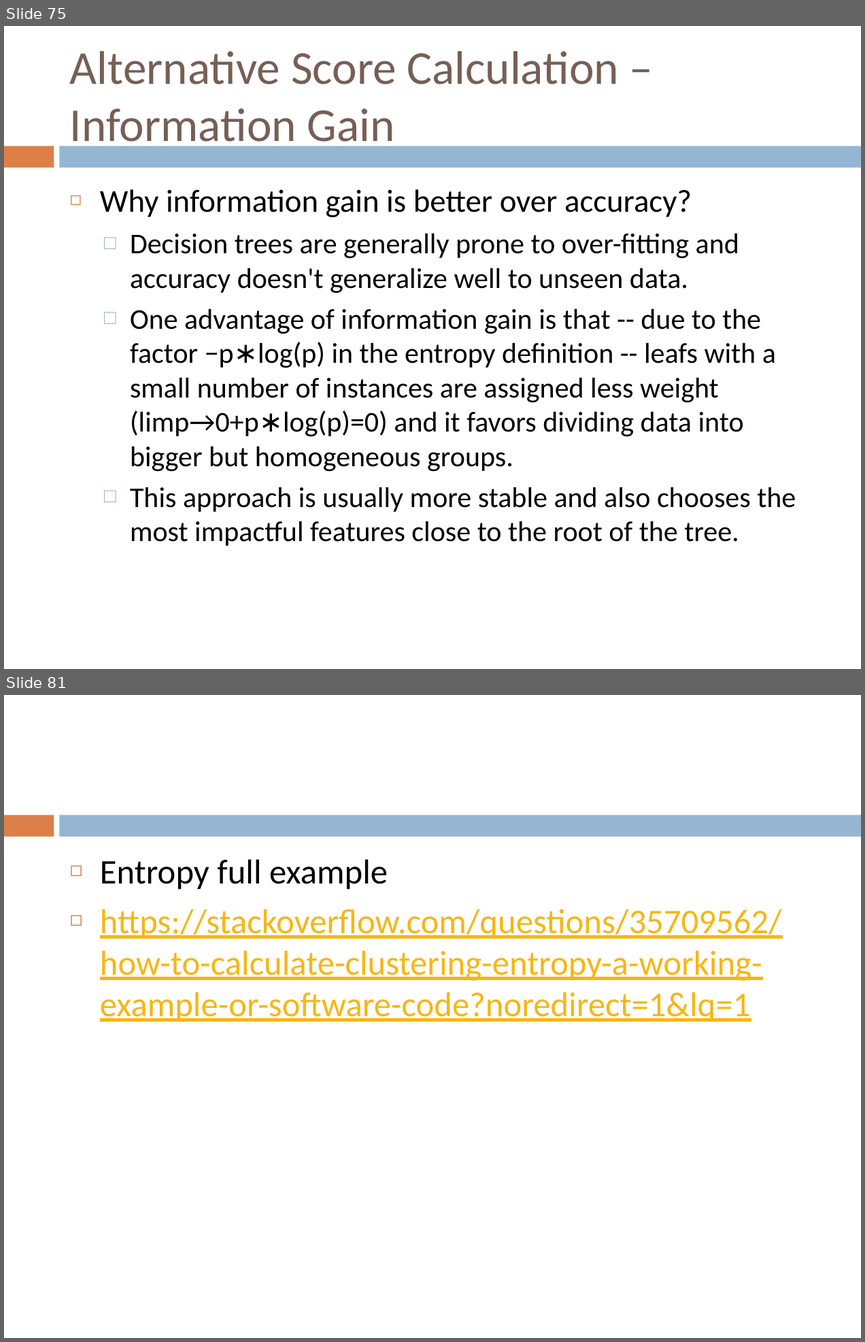
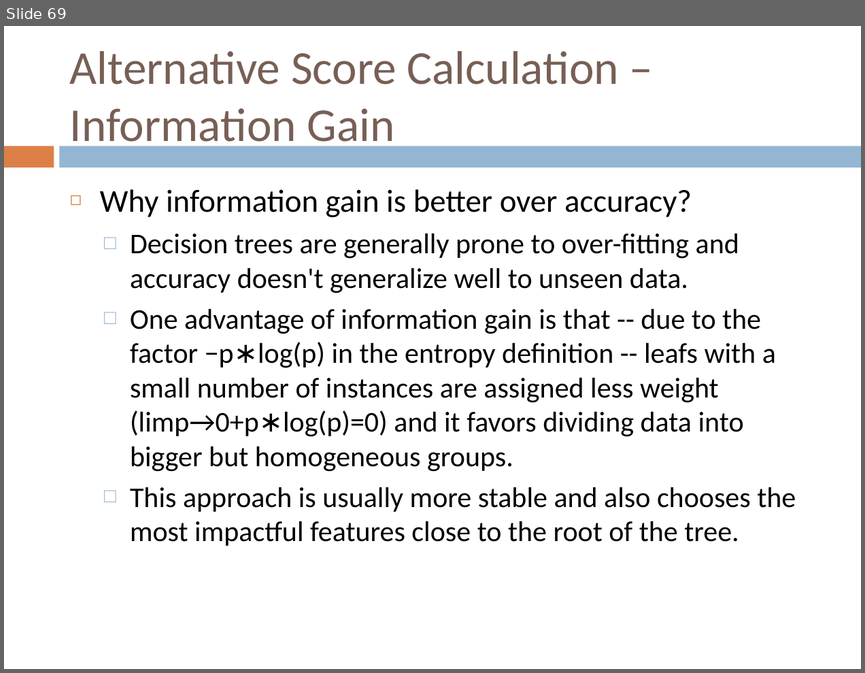
Before and after one commit to FurkanGozukara/CSE419_2018, a slide deck: Lecture 3 - Decision Trees.pptx. Shown one above the other, each under a label of ours: slides 75 and 81 before the commit, slide 69 after it; the slides between them are not shown. The pictures are 865x1342 and 865x673 pixels, drawn with LibreOffice and Linux fonts; fonts in the diff are those of the drawing. Boxes give left, top, right and bottom in pixels: in the first picture for what was removed or moved away, otherwise in the second. Text is boxed around its words. In the diff, an @@ line names an element or a change of style, - is before the commit and + after.

```diff
--- a/Lecture 3 - Decision Trees.pptx
+++ b/Lecture 3 - Decision Trees.pptx
@@ slide 81 removed at box(4, 695, 861, 1338), background #FFFFFF; not listed: 2 template elements that a slide beside it also shows @@
@@ text removed at box(100, 859, 782, 1022) @@
-◻ Entropy full example
-◻ https://stackoverflow.com/questions/35709562/how-to-calculate-clustering-entropy-a-working-example-or-software-code?noredirect=1&lq=1
@@ what was slide 75 is now slide 69 @@
```
Also in this commit, not shown: 3 slides added, 7 other slides removed, 1 other file.
